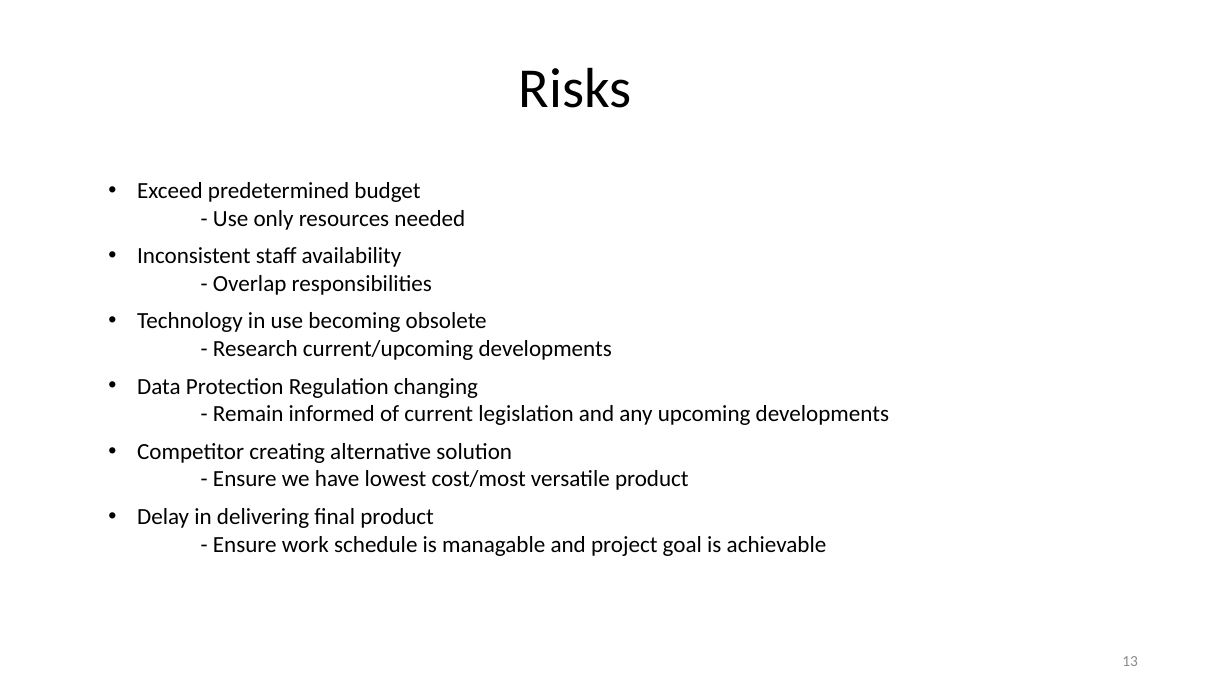
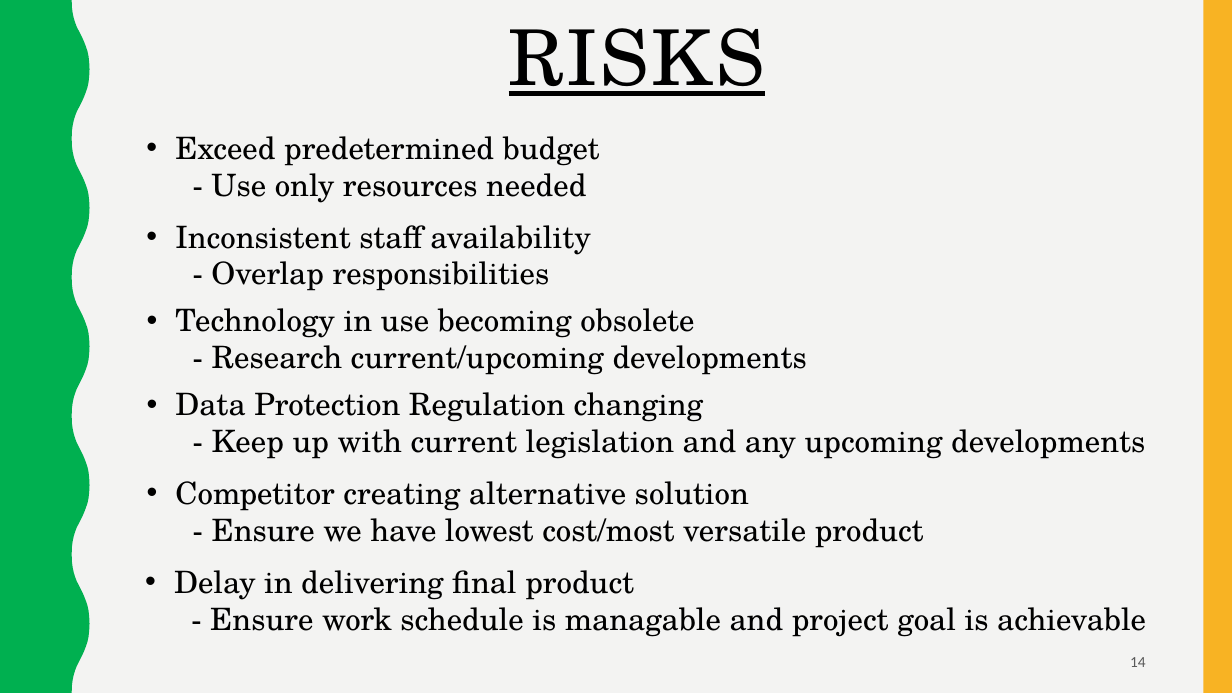
Before and after one commit to scoall/smart-plant, a slide deck: slide 14 of Smart Eco SystemBlankBGEdited.pptx (slide 13 before the commit). Drawn at 1232x693 pixels with LibreOffice and Linux fonts; fonts in the diff are those of the drawing. Boxes give left, top, right and bottom in pixels: in the first picture for what was removed or moved away, otherwise in the second. Text is boxed around its words. In the diff, an @@ line names an element or a change of style, - is before the commit and + after.

```diff
--- a/Smart Eco SystemBlankBGEdited.pptx
+++ b/Smart Eco SystemBlankBGEdited.pptx
@@ background #FFFFFF to #F3F3F2 @@
@@ freeform shape added at (0, 0, 90, 693), fill #00B050 @@
@@ title "RISKS" at (509, 28, 765, 96): vertical alignment middle to top @@
@@ title at (509, 28, 765, 96): text changed; size 44 to 60 pt; font Calibri to TeX Gyre Schola @@
-Risks
+RISKS
@@ rectangle added at (1203, 0, 1232, 693), fill #F8B323 @@
@@ size 18 to 24 pt, font Calibri to TeX Gyre Schola in 5 elements at (175, 308, 807, 375), (175, 225, 590, 291), (175, 481, 924, 548), (174, 570, 1146, 637), (175, 136, 600, 203) @@
@@ text "Exceed predetermined budget": place and size @@
-text "Exceed predetermined budget" at (137, 182, 465, 230)
+text "Exceed predetermined budget" at (175, 136, 600, 203)
@@ text "Inconsistent staff availability": place and size @@
-text "Inconsistent staff availability" at (137, 247, 432, 295)
+text "Inconsistent staff availability" at (175, 225, 590, 291)
@@ text "Technology in use becoming obsolete": place and size @@
-text "Technology in use becoming obsolete" at (137, 312, 612, 360)
+text "Technology in use becoming obsolete" at (175, 308, 807, 375)
@@ text "Data Protection Regulation changing": place and size @@
-text "Data Protection Regulation changing" at (137, 378, 889, 425)
+text "Data Protection Regulation changing" at (175, 392, 1145, 459)
@@ text at (175, 392, 704, 422): size 18 to 24 pt, font Calibri to TeX Gyre Schola in "Data Protection Regulation changing" @@
@@ text at (212, 429, 1145, 459): text changed; size 18 to 24 pt; font Calibri to TeX Gyre Schola @@
-- Remain informed of current legislation and any upcoming developments
+- Keep up with current legislation and any upcoming developments
@@ text "Competitor creating alternative solution": place and size @@
-text "Competitor creating alternative solution" at (137, 443, 689, 490)
+text "Competitor creating alternative solution" at (175, 481, 924, 548)
@@ text "Delay in delivering final product": place and size @@
-text "Delay in delivering final product" at (137, 508, 827, 556)
+text "Delay in delivering final product" at (174, 570, 1146, 637)
@@ page number at (1130, 657, 1146, 667): text changed; text colour #8C8C8C to #595959 @@
-13
+14
```
Also in this commit, not shown: 16 other slides changed, 1 slide added.
